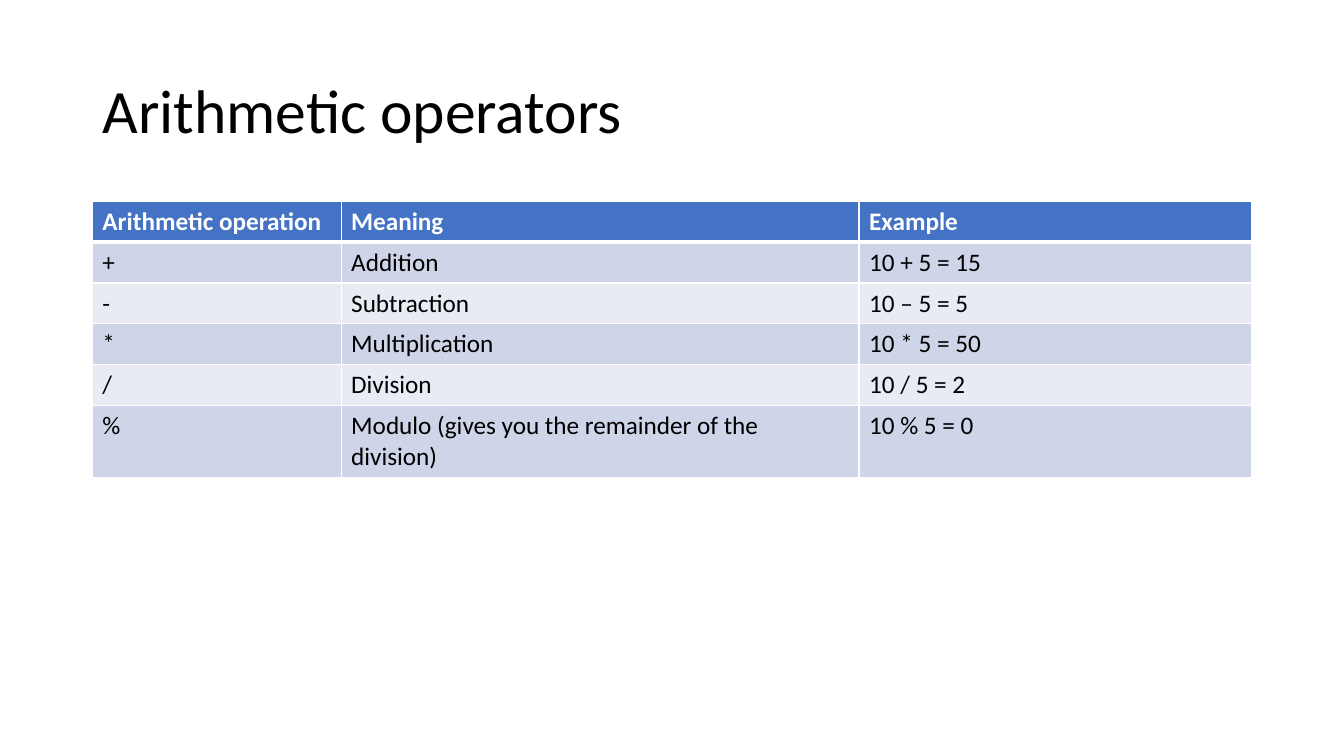
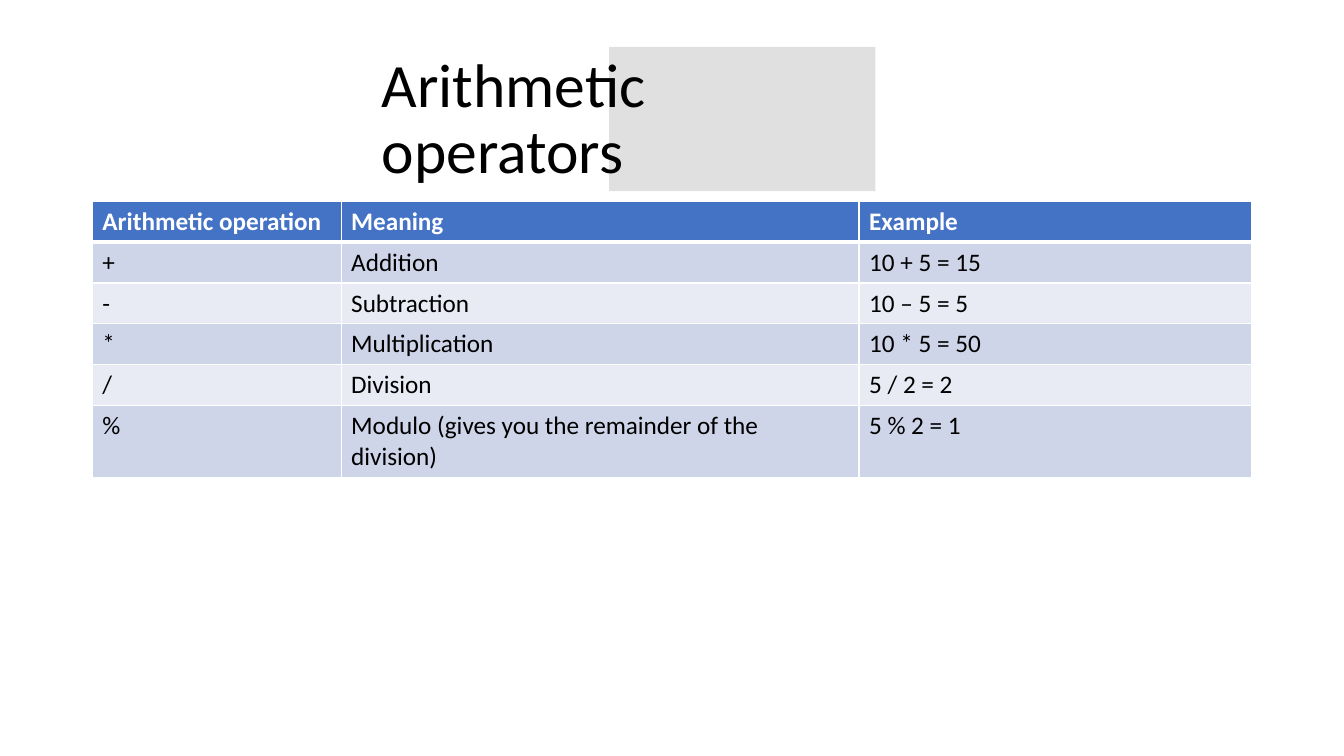
Before and after one commit to Runtime-Learner/McGill-BattleBots-Club, a slide deck: slide 9 of ECSE/Workshop-2/programming-1.pptx. Drawn at 1344x756 pixels with LibreOffice and Linux fonts; fonts in the diff are those of the drawing; background and template pictures are left out. Boxes give left, top, right and bottom in pixels: in the first picture for what was removed or moved away, otherwise in the second. Text is boxed around its words. In the diff, an @@ line names an element or a change of style, - is before the commit and + after.

```diff
--- a/ECSE/Workshop-2/programming-1.pptx
+++ b/ECSE/Workshop-2/programming-1.pptx
@@ title "Arithmetic operators" rewrapped from (102, 90, 622, 143) to (382, 64, 646, 183) @@
@@ rectangle added at (609, 47, 875, 192), fill #E0E0E0 @@
@@ table at (93, 202, 1252, 477) @@
-row 5, column 3: 10 / 5 = 2
+row 5, column 3: 5 / 2 = 2
-row 6, column 3: 10 % 5 = 0
+row 6, column 3: 5 % 2 = 1
```
Also in this commit, not shown: 19 other slides changed, 4 other files.
